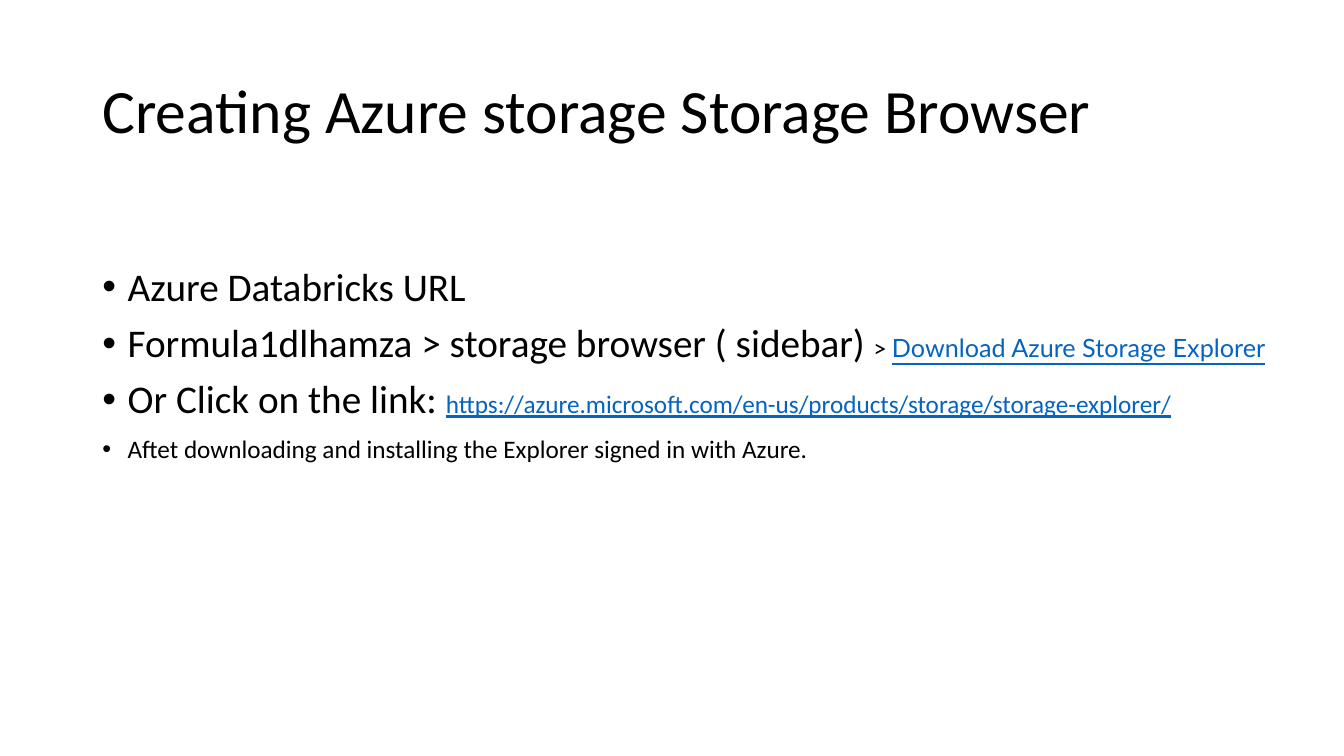
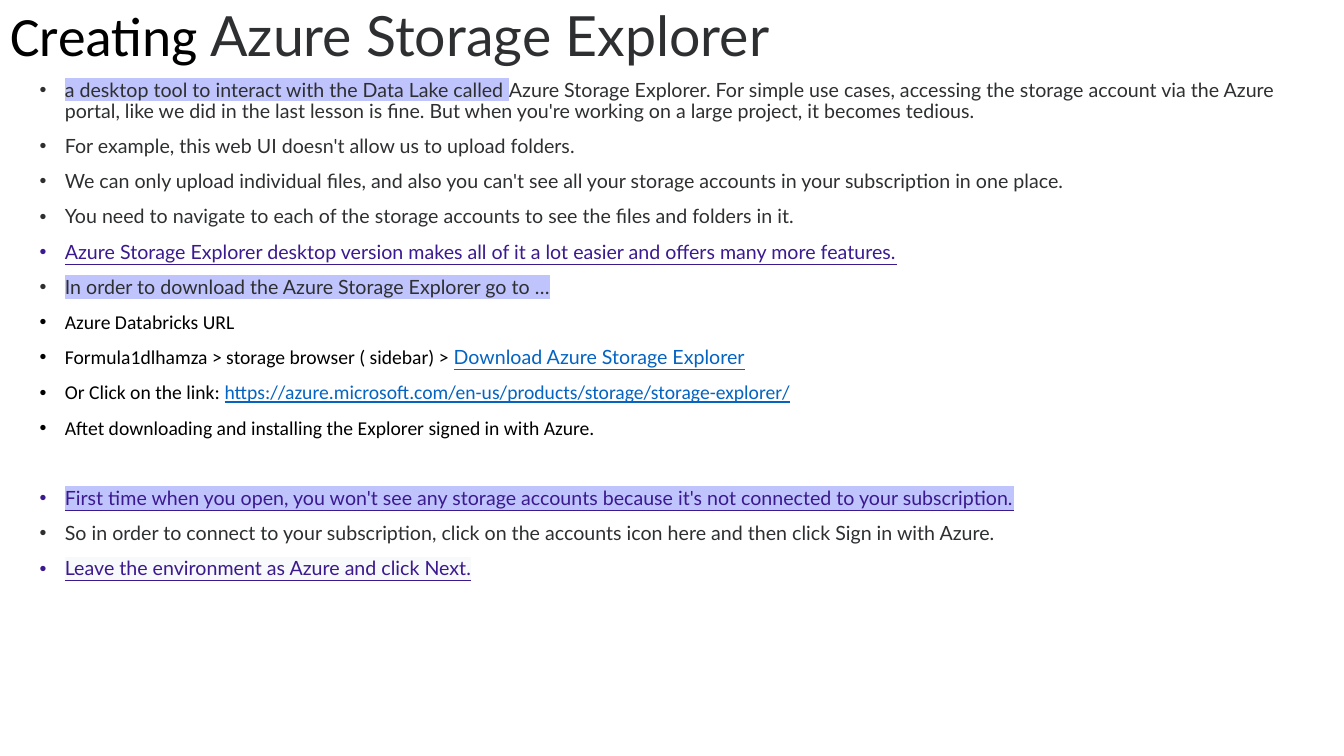
Before and after one commit to Hamza20203064/QuantumFlow-Databricks-ETL, a slide deck: slide 19 of Azure Databricks.pptx. Drawn at 1344x756 pixels with LibreOffice and Linux fonts; fonts in the diff are those of the drawing. Boxes give left, top, right and bottom in pixels: in the first picture for what was removed or moved away, otherwise in the second. Text is boxed around its words. In the diff, an @@ line names an element or a change of style, - is before the commit and + after.

Commit message:
Ingestion of data into the ingested or the processed layer.

```diff
--- a/Azure Databricks.pptx
+++ b/Azure Databricks.pptx
@@ title at (x1=10, y1=15, x2=770, y2=66): text changed; size 44 to 39.6 pt; font Calibri to Lato; text colour #000000 to #2D2F31 @@
-Creating Azure storage Storage Browser
+Creating Azure Storage Explorer
@@ text "a desktop tool to interact ..." moved from (x1=128, y1=273, x2=1266, y2=463) to (x1=65, y1=82, x2=1274, y2=575) @@
@@ text at (x1=65, y1=82, x2=1274, y2=298): paragraphs added @@
+• a desktop tool to interact with the Data Lake called Azure Storage Explorer. For simple use cases, accessing the storage account via the Azure portal, like we did in the last lesson is fine. But when you're working on a large project, it becomes tedious.
+• For example, this web UI doesn't allow us to upload folders.
+• We can only upload individual files, and also you can't see all your storage accounts in your subscription in one place.
+• You need to navigate to each of the storage accounts to see the files and folders in it.
+• Azure Storage Explorer desktop version makes all of it a lot easier and offers many more features.
+• In order to download the Azure Storage Explorer go to …
@@ text at (x1=65, y1=315, x2=790, y2=439): size 28 to 14 pt in "Azure Databricks URL", "Formula1dlhamza > storage browser ( sidebar)", "Or Click on the link:"; size 18 to 14 pt in "> Download Azure Storage Explorer", "https://azure.microsoft.com/en-us/products/storage/storage-e ...", "Aftet downloading and installing the Explorer signed ..." @@
@@ text at (x1=65, y1=490, x2=1013, y2=575): paragraphs added @@
+• First time when you open, you won't see any storage accounts because it's not connected to your subscription.
+• So in order to connect to your subscription, click on the accounts icon here and then click Sign in with Azure.
+• Leave the environment as Azure and click Next.
```
Also in this commit, not shown: 3 other slides changed, 33 slides added, 22 other files.
